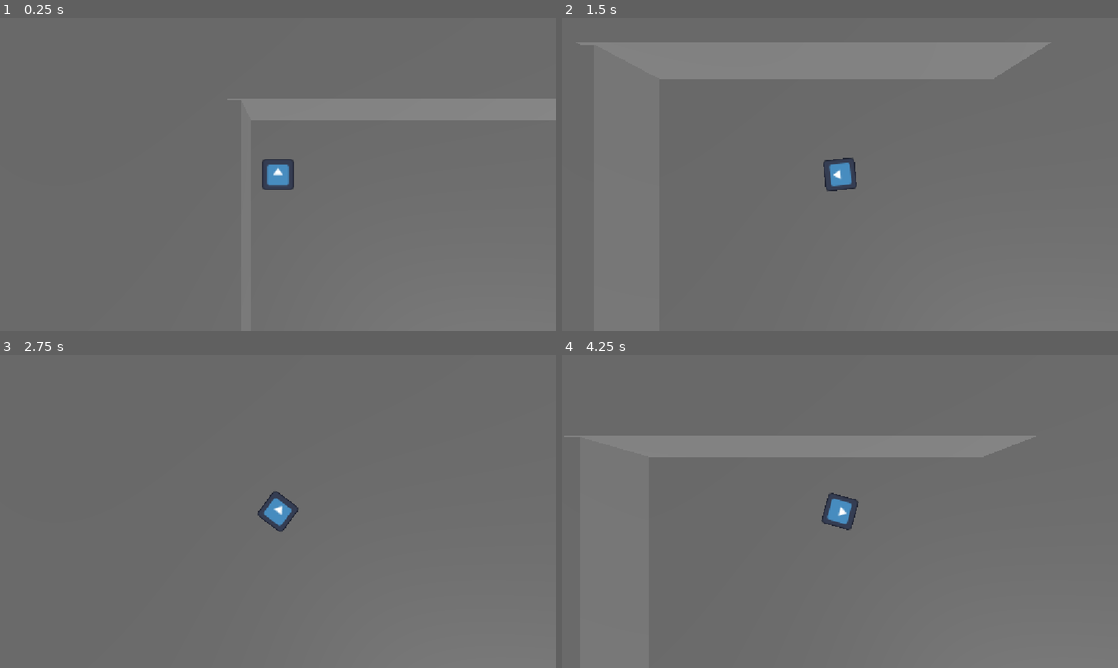
Above: before the commit, frames 1-4 (two rows, left to right).
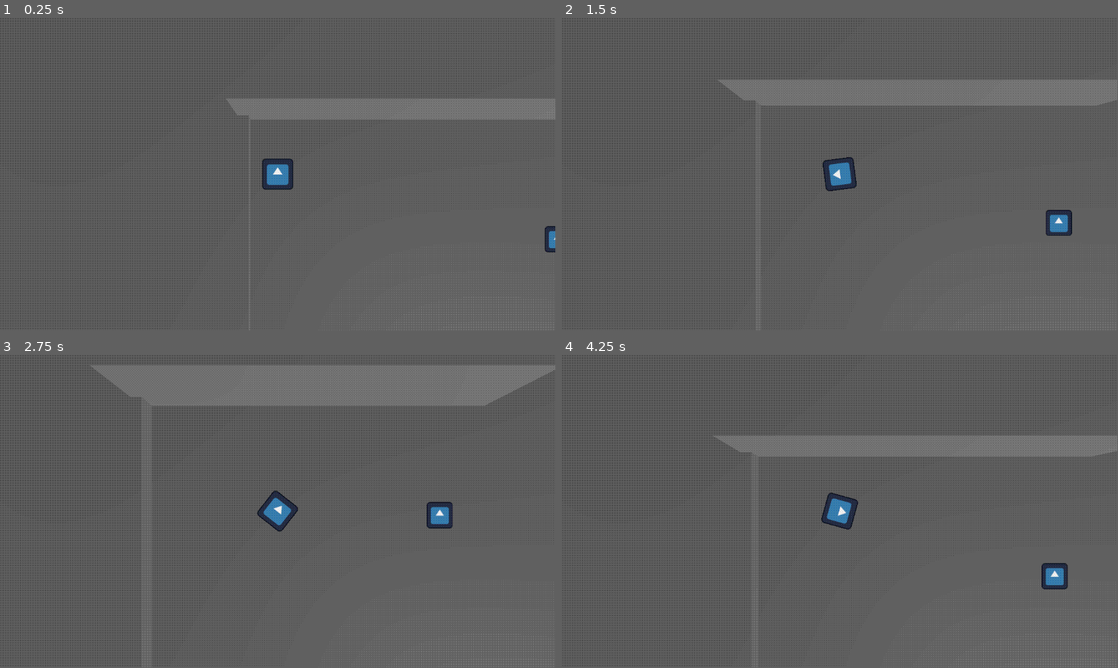
Above: after the commit, the same moments.

Repository: CasualShrub/arrow-head
Game: Godot game, scene res://scenes/encounter.tscn
The game is run twice, just before and just after one commit, with the same random seed, the same clock (stepped at 60 frames per second) and the same inputs. The engine's default icon, where the game draws it, is replaced by a stand-in: a white triangle on a blue panel in a dark square.
Inputs (mouse positions are in pixels of both pictures, inside the frame that each line leads up to):
- Up to frame 1 (0.25 s): no input
- Up to frame 2 (1.5 s): tap Enter at 0.5 s; move the mouse to (962, 158) at 0.52 s; hold D (move_right) 0.53-1.28 s; hold Space (fire) 0.53-1.28 s; move the mouse to (728, 190) at 1.27 s; hold S (move_down) from 1.28 s (still down); tap Space (fire) at 1.35 s
- Up to frame 3 (2.75 s): move the mouse to (333, 442) at 2.02 s; release S (move_down) at 2.03 s; hold D (move_right) from 2.03 s (still down); hold Space (fire) from 2.03 s (still down)
- Up to frame 4 (4.25 s): move the mouse to (812, 574) at 2.77 s; release D (move_right) at 2.78 s; release Space (fire) at 2.78 s; hold W (move_up) 2.78-3.53 s; tap Space (fire) at 2.85 s; move the mouse to (1006, 558) at 3.52 s; hold A (move_left) from 3.53 s (still down); hold Space (fire) from 3.53 s (still down)
The window is 800x450 before the commit and 799x449 after it. Grey fills any space a smaller window leaves; there, only what the larger window draws over its background counts as a difference.

The runs differ from the first frame. In frame 1, 14% of the frame differs, in the area x 0-100%, y 0-100%; in frame 2, 25%; in frame 3, 11%; in frame 4, 19%.

Commit message:
add screen shader

Diff:
--- a/project.godot
+++ b/project.godot
@@ -18,11 +18,6 @@
 [autoload]
 
 Settings="*res://scripts/ui/settings.gd"
-
-[display]
-
-window/stretch/mode="canvas_items"
-window/stretch/aspect="expand"
 
 [input]
 
--- a/scenes/encounter.tscn
+++ b/scenes/encounter.tscn
@@ -3,43 +3,74 @@
 [ext_resource type="Script" uid="uid://cm3vh4qq01y8d" path="res://scripts/encounter.gd" id="1_eu4s7"]
 [ext_resource type="PackedScene" uid="uid://boryk37cbh1nx" path="res://scenes/player.tscn" id="1_lp88p"]
 [ext_resource type="Script" uid="uid://doms8x46cr1tt" path="res://scripts/camera.gd" id="3_ensgf"]
+[ext_resource type="PackedScene" uid="uid://b8rs35o7f45v0" path="res://scenes/enemy.tscn" id="4_kb58x"]
+[ext_resource type="Material" uid="uid://cuk6ujha27ml6" path="res://shaders/test.tres" id="5_75kek"]
 
 [sub_resource type="Environment" id="Environment_ub6uw"]
 
 [node name="Encounter" type="Node3D" unique_id=571267862]
 script = ExtResource("1_eu4s7")
 
-[node name="Player" parent="." unique_id=508579643 instance=ExtResource("1_lp88p")]
+[node name="SubViewportContainer" type="SubViewportContainer" parent="." unique_id=506783396]
+anchors_preset = 15
+anchor_right = 1.0
+anchor_bottom = 1.0
+grow_horizontal = 2
+grow_vertical = 2
+size_flags_horizontal = 4
+size_flags_vertical = 4
+stretch = true
+
+[node name="SubViewport" type="SubViewport" parent="SubViewportContainer" unique_id=1083906358]
+handle_input_locally = false
+size = Vector2i(1152, 648)
+render_target_update_mode = 4
+
+[node name="World" type="Node3D" parent="SubViewportContainer/SubViewport" unique_id=1589957074]
+
+[node name="Player" parent="SubViewportContainer/SubViewport/World" unique_id=508579643 instance=ExtResource("1_lp88p")]
+unique_name_in_owner = true
+speed = 2.0
+
+[node name="Enemies" type="Node3D" parent="SubViewportContainer/SubViewport/World" unique_id=1185931971]
 unique_name_in_owner = true
 
-[node name="Enemies" type="Node3D" parent="." unique_id=1185931971]
-unique_name_in_owner = true
-
-[node name="CSGBox3D" type="CSGBox3D" parent="." unique_id=1674034061]
+[node name="CSGBox3D" type="CSGBox3D" parent="SubViewportContainer/SubViewport/World" unique_id=1674034061]
 transform = Transform3D(1, 0, 0, 0, 1, 0, 0, 0, 1, 0, -1.4670478, 0)
 size = Vector3(100, 1, 100)
 
-[node name="CSGBox3D2" type="CSGBox3D" parent="." unique_id=1034809572]
-transform = Transform3D(1, 0, 0, 0, 1, 0, 0, 0, 1, -2.8967056, -0.6816474, 0)
+[node name="CSGBox3D2" type="CSGBox3D" parent="SubViewportContainer/SubViewport/World" unique_id=1034809572]
+transform = Transform3D(1, 0, 0, 0, 1, 0, 0, 0, 1, -2.8967056, -1.2479316, 0)
 use_collision = true
 collision_layer = 4
-size = Vector3(4.2052155, 2.5708008, 100)
+size = Vector3(4.2052155, 1.4382324, 100)
 
-[node name="CSGBox3D3" type="CSGBox3D" parent="." unique_id=1883586222]
+[node name="CSGBox3D3" type="CSGBox3D" parent="SubViewportContainer/SubViewport/World" unique_id=1883586222]
 transform = Transform3D(1, 0, 0, 0, 1, 0, 0, 0, 1, 3.9434004, -0.6442939, -25.800964)
 collision_layer = 4
 size = Vector3(10.082903, 2.6455078, 48.39807)
 
-[node name="CameraPivot" type="Node3D" parent="." unique_id=1563753267 node_paths=PackedStringArray("player")]
+[node name="CameraPivot" type="Node3D" parent="SubViewportContainer/SubViewport/World" unique_id=1563753267 node_paths=PackedStringArray("player")]
 transform = Transform3D(1, 0, 0, 0, -4.371139e-08, 1, 0, -1, -4.371139e-08, 0, 3.7000048, 0)
 script = ExtResource("3_ensgf")
 player = NodePath("../Player")
 
-[node name="Camera" type="Camera3D" parent="CameraPivot" unique_id=349876092]
+[node name="Camera" type="Camera3D" parent="SubViewportContainer/SubViewport/World/CameraPivot" unique_id=349876092]
 unique_name_in_owner = true
 
-[node name="WorldEnvironment" type="WorldEnvironment" parent="." unique_id=1158397434]
+[node name="WorldEnvironment" type="WorldEnvironment" parent="SubViewportContainer/SubViewport/World" unique_id=1158397434]
 environment = SubResource("Environment_ub6uw")
 
-[node name="DirectionalLight3D" type="DirectionalLight3D" parent="." unique_id=492064517]
-transform = Transform3D(0.82395685, 0, 0.56665254, -0.2946893, 0.8541341, 0.42850107, -0.48399717, -0.5200528, 0.70376956, 11.038643, 5.709363, 8.527812)
+[node name="DirectionalLight3D" type="DirectionalLight3D" parent="SubViewportContainer/SubViewport/World" unique_id=492064517]
+transform = Transform3D(0.8239569, 7.3667486e-08, 0.5666525, -0.29468933, 0.8541341, 0.4285011, -0.4839972, -0.52005285, 0.7037697, 18.038643, 15.709363, 15.527812)
+
+[node name="Enemy" parent="SubViewportContainer/SubViewport/World" unique_id=71488470 instance=ExtResource("4_kb58x")]
+transform = Transform3D(1, 0, 0, 0, 1, 0, 0, 0, 1, 6.883429, 0, 1.6004148)
+
+[node name="ColorRect" type="ColorRect" parent="." unique_id=1172579494]
+material = ExtResource("5_75kek")
+anchors_preset = 15
+anchor_right = 1.0
+anchor_bottom = 1.0
+grow_horizontal = 2
+grow_vertical = 2
--- a/scenes/enemy.tscn
+++ b/scenes/enemy.tscn
@@ -4,11 +4,9 @@
 [ext_resource type="Script" uid="uid://cq7vk7ukbmts4" path="res://scripts/health_component.gd" id="2_md0e3"]
 [ext_resource type="Script" uid="uid://dn8jqcy1eo7y7" path="res://scripts/sus_component.gd" id="3_4ra3w"]
 [ext_resource type="PackedScene" uid="uid://bxgfy1nvmlb7v" path="res://scenes/arrow.tscn" id="4_arrow"]
+[ext_resource type="Texture2D" uid="uid://ssnmuf3en2ae" path="res://icon.svg" id="5_c4w8v"]
 
-[sub_resource type="CapsuleShape3D" id="CapsuleShape3D_ub6uw"]
-
-[sub_resource type="CompressedTexture2D" id="CompressedTexture2D_5uy6h"]
-load_path = "res://.godot/imported/icon.svg-218a8f2b3041327d8a5756f3a245f83b.ctex"
+[sub_resource type="SphereShape3D" id="SphereShape3D_ensgf"]
 
 [node name="Enemy" type="CharacterBody3D" unique_id=71488470 node_paths=PackedStringArray("health", "sus")]
 collision_layer = 8
@@ -19,7 +17,7 @@
 
 [node name="HurtCollider" type="CollisionShape3D" parent="." unique_id=1742085930]
 unique_name_in_owner = true
-shape = SubResource("CapsuleShape3D_ub6uw")
+shape = SubResource("SphereShape3D_ensgf")
 debug_color = Color(1, 0, 0, 0.41960785)
 
 [node name="Health" type="Node" parent="." unique_id=1511902786]
@@ -33,7 +31,6 @@
 [node name="Sus" type="Node" parent="." unique_id=495149280]
 script = ExtResource("3_4ra3w")
 
-[node name="Sprite" type="Sprite3D" parent="." unique_id=583825173]
-transform = Transform3D(0.3, 0, 0, 0, 0.3, 0, 0, 0, 0, 3.8146973e-06, 3.8146973e-06, 0)
-billboard = 1
-texture = SubResource("CompressedTexture2D_5uy6h")
+[node name="Sprite" type="Sprite3D" parent="." unique_id=508008351]
+transform = Transform3D(0.5, 0, 0, 0, -2.1855694e-08, 0.5, 0, -0.5, -2.1855694e-08, 0, 0, 0)
+texture = ExtResource("5_c4w8v")
--- /dev/null
+++ b/shaders/test.gdshader
@@ -0,0 +1,37 @@
+shader_type canvas_item;
+
+uniform sampler2D screen_tex : hint_screen_texture;
+
+uniform float color_steps : hint_range(4.0, 32.0) = 12.0;
+uniform float dither_strength : hint_range(0.0, 1.0) = 0.25;
+
+// 4x4 Bayer (subtle dithering only)
+const float bayer[16] = float[](
+    0.0,  8.0,  2.0, 10.0,
+    12.0, 4.0, 14.0, 6.0,
+    3.0, 11.0, 1.0, 9.0,
+    15.0, 7.0, 13.0, 5.0
+);
+
+float dither(vec2 p) {
+    ivec2 ip = ivec2(mod(p, 4.0));
+    return bayer[ip.x + ip.y * 4] / 16.0 - 0.5;
+}
+
+vec3 quant(vec3 c, float steps) {
+    return floor(c * steps) / steps;
+}
+
+void fragment() {
+    vec2 uv = SCREEN_UV;
+
+    vec3 col = texture(screen_tex, uv).rgb;
+
+    // very subtle dithering (just to break banding)
+    col += dither(FRAGCOORD.xy) * (1.0 / color_steps) * dither_strength;
+
+    // soft quantization (NOT harsh bitcrush)
+    col = quant(col, color_steps);
+
+    COLOR = vec4(col, 1.0);
+}
--- /dev/null
+++ b/shaders/test.tres
@@ -0,0 +1,8 @@
+[gd_resource type="ShaderMaterial" format=3 uid="uid://cuk6ujha27ml6"]
+
+[ext_resource type="Shader" uid="uid://dnw37cynwb7od" path="res://shaders/test.gdshader" id="1_tnh2o"]
+
+[resource]
+shader = ExtResource("1_tnh2o")
+shader_parameter/color_steps = 8.0
+shader_parameter/dither_strength = 1.0
Binary file added: scenes/test.fbx
Not shown, added: scenes/test.fbx.import
Not shown, added: shaders/test.gdshader.uid
